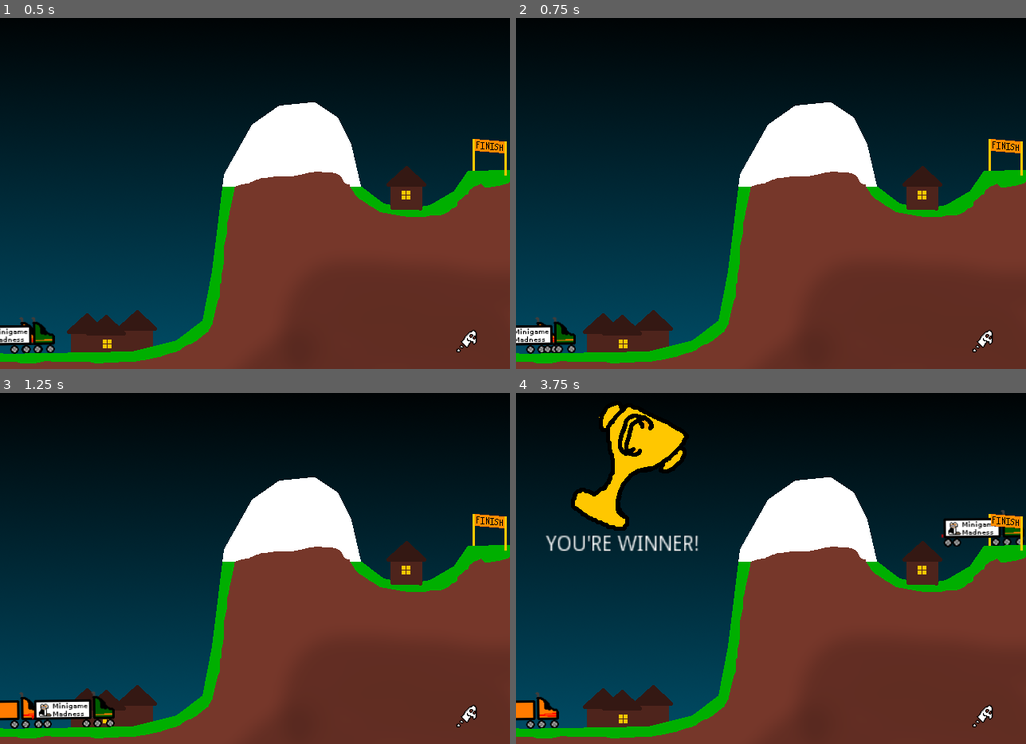
Above: before the commit, frames 1-4 (two rows, left to right).
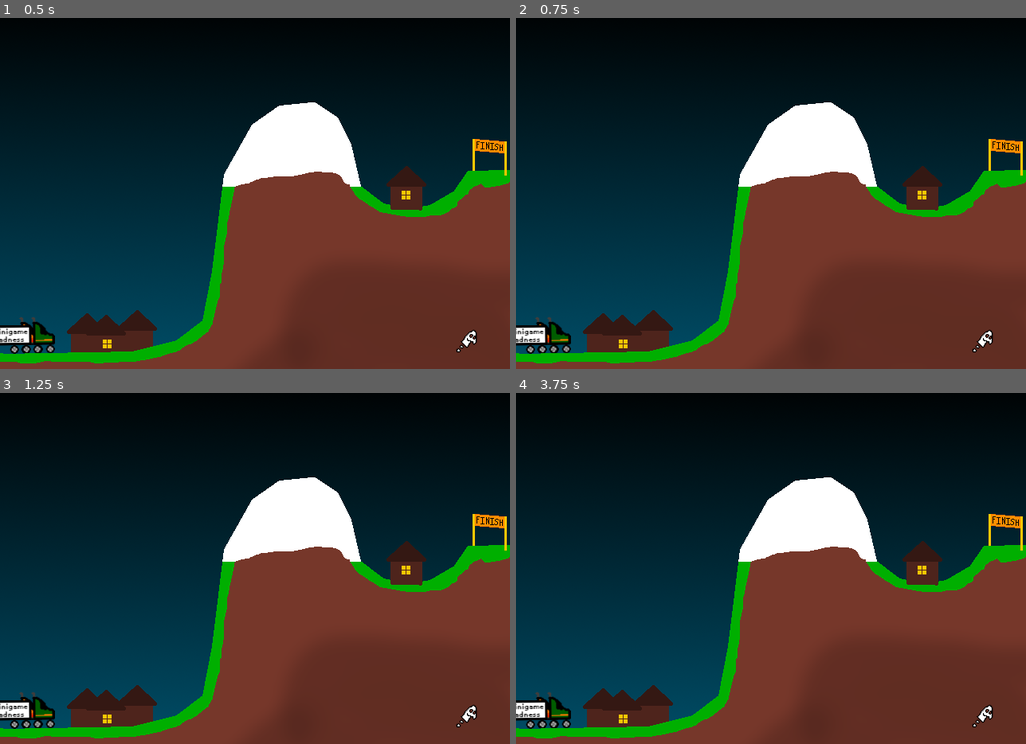
Above: after the commit, the same moments.

Repository: swashdev/minigame-madness
Game: Godot game, scene res://mini/big_rigs/big_rig_minigame.tscn
Two runs of this game, one before a commit and one after it. Both use one fixed random seed, a clock stepped at 60 frames per second and the inputs below. This scene is started directly instead of the project's main scene.
Inputs:
- Up to frame 1 (0.5 s): no input
- Up to frame 2 (0.75 s): tap Enter at 0.5 s; hold Right (move_right) from 0.53 s (still down); hold Space (action) from 0.53 s (still down)
- Up to frame 3 (1.25 s): keep holding Right (move_right); keep holding Space (action); tap Up (move_up) at 0.77 s
- Up to frame 4 (3.75 s): release Space (action) at 1.28 s; tap Space (action) at 1.35, 2.85 s; tap Up (move_up) at 1.52, 3.02 s; release Right (move_right) at 2.03 s; hold Left (move_left) 2.03-2.78 s; hold Space (action) 2.03-2.78 s; hold Right (move_right) from 2.78 s (still down); hold Space (action) from 3.53 s (still down)

Frame 1 is identical in both runs. In frame 2, 0.5% of the frame differs, in the area x 0-12%, y 85-96%; in frame 3, 1.3%; in frame 4, 5.1%, in the area x 0-100%, y 3-96%.

Commit message:
[BIGRIG] disallow movement until game start.

Diff:
--- a/mini/big_rigs/scripts/characters/rig.gd
+++ b/mini/big_rigs/scripts/characters/rig.gd
@@ -8,7 +8,7 @@
 # The max speed of the rig.
 const MAX_SPEED: float = 100.0
 
-var allow_movement: bool = true
+var allow_movement: bool = false
 
 # How quickly the rig is moving.
 var _speed: float = 0.0
